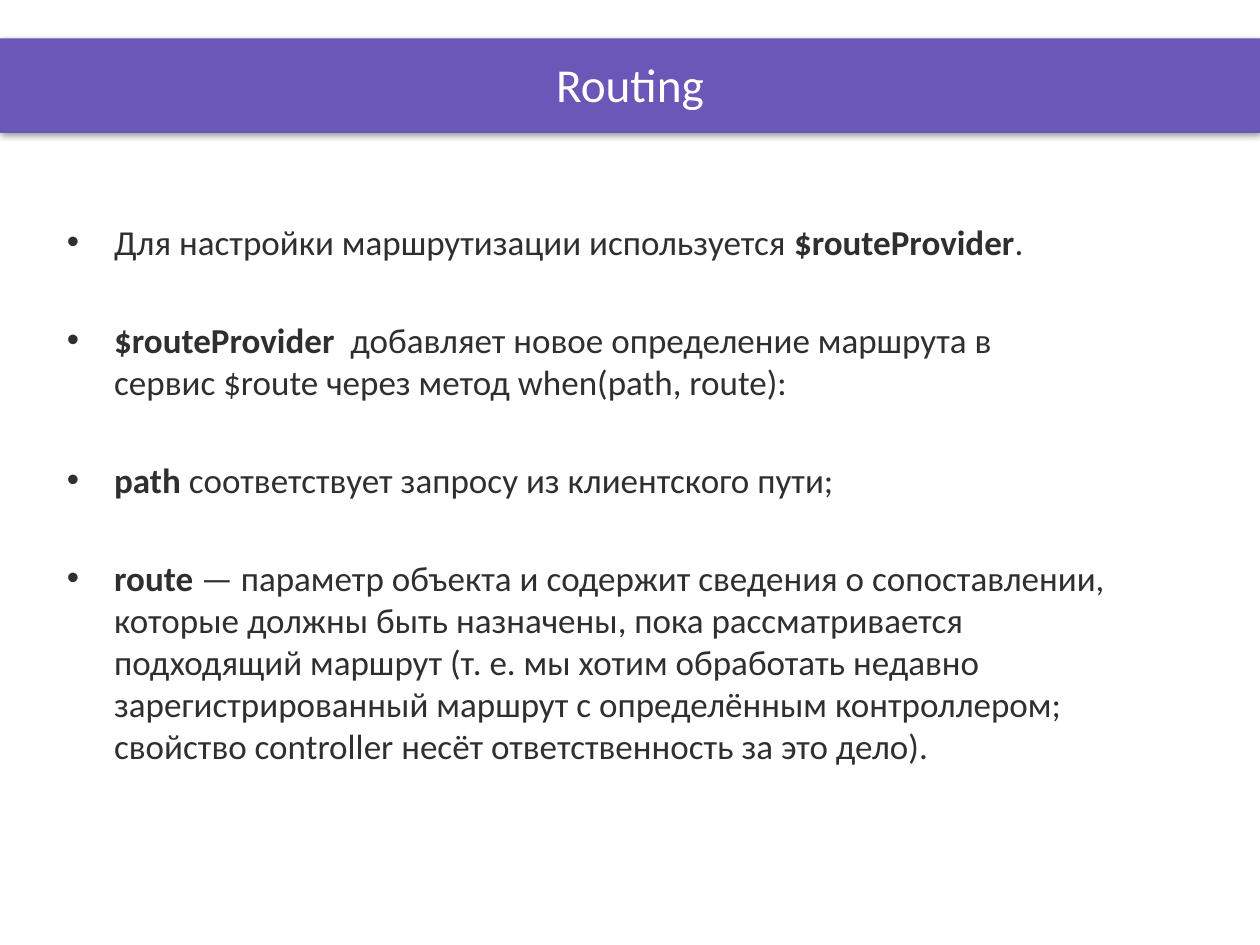
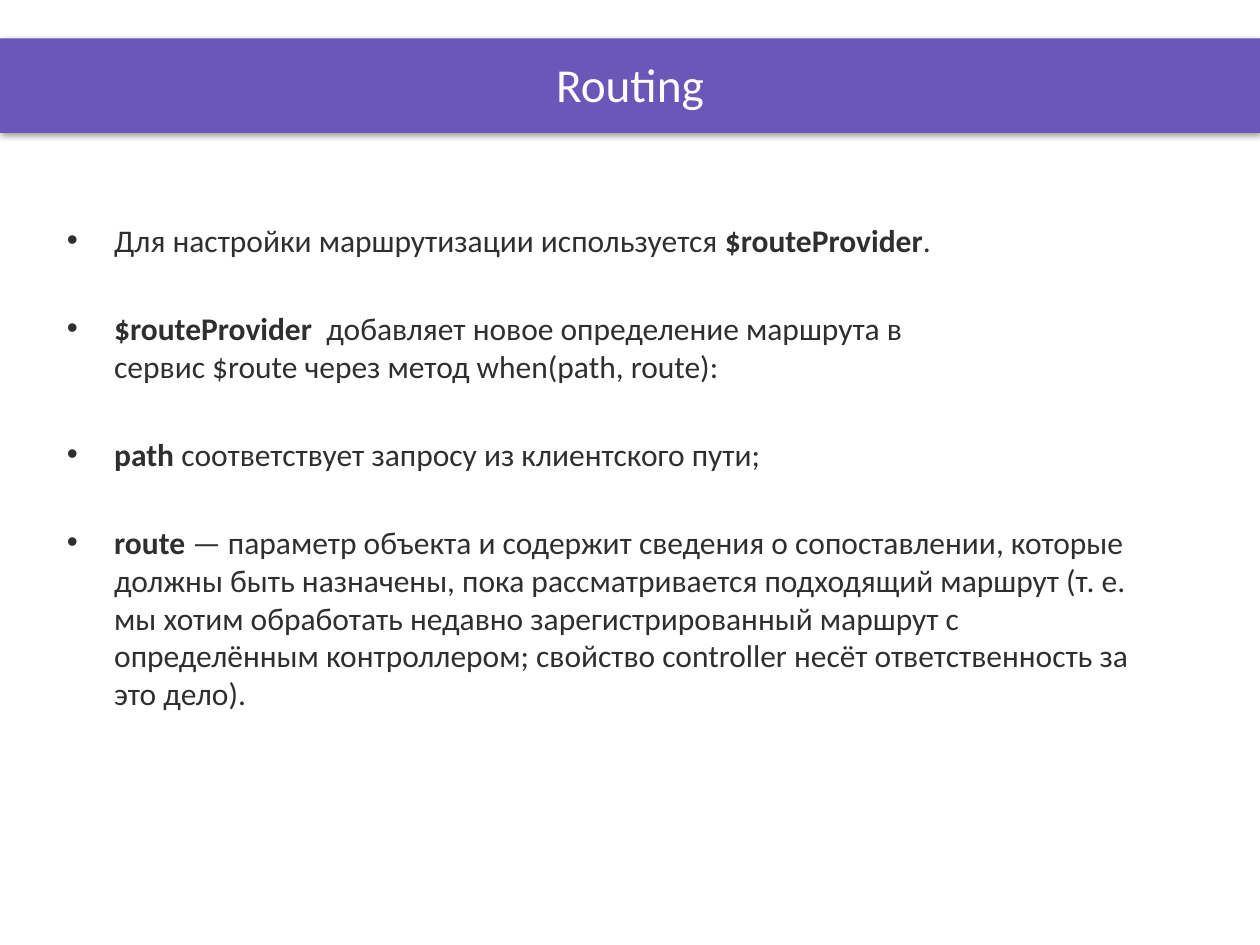
Before and after one commit to DinamickaDevelopment/ignite, a slide deck: slide 3 of AngularJS/lesson_16/Presentation/Routing.pptx. Drawn at 1260x945 pixels with LibreOffice and Linux fonts; fonts in the diff are those of the drawing; background and template pictures are left out. Boxes give left, top, right and bottom in pixels: in the first picture for what was removed or moved away, otherwise in the second. Text is boxed around its words. In the diff, an @@ line names an element or a change of style, - is before the commit and + after.

```diff
--- a/AngularJS/lesson_16/Presentation/Routing.pptx
+++ b/AngularJS/lesson_16/Presentation/Routing.pptx
@@ text "Для настройки маршрутизации используется $routeProvider." at (x1=114, y1=230, x2=1128, y2=710): size 20 to 18 pt @@
```
Also in this commit, not shown: 4 other slides changed, 9 other files.
